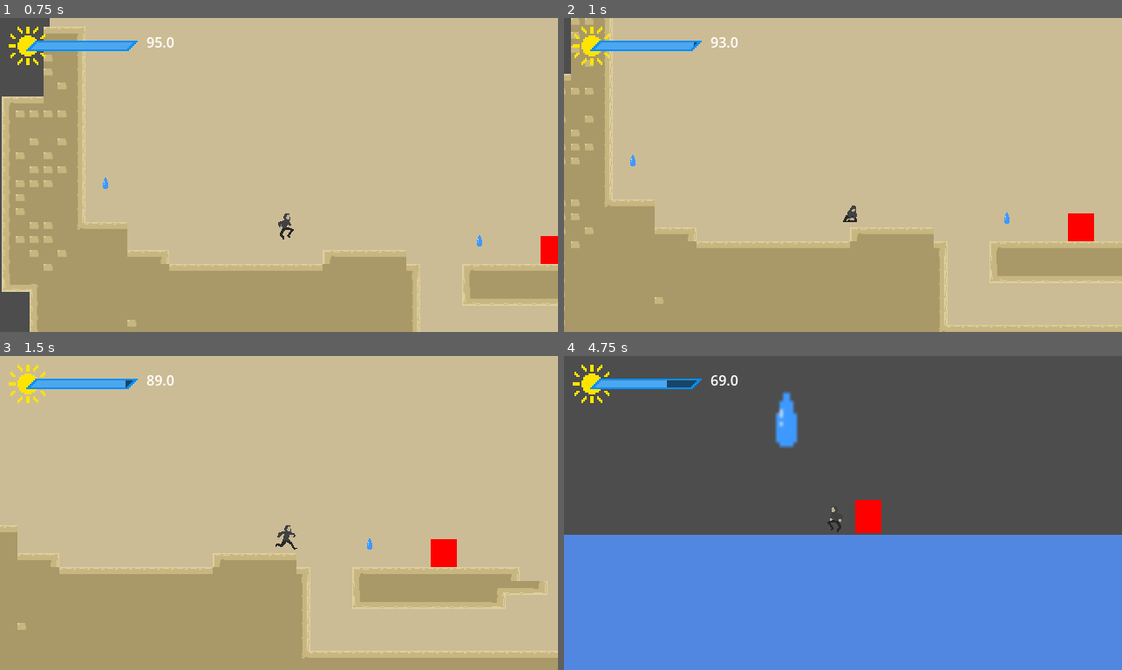
Above: before the commit, frames 1-4 (two rows, left to right).
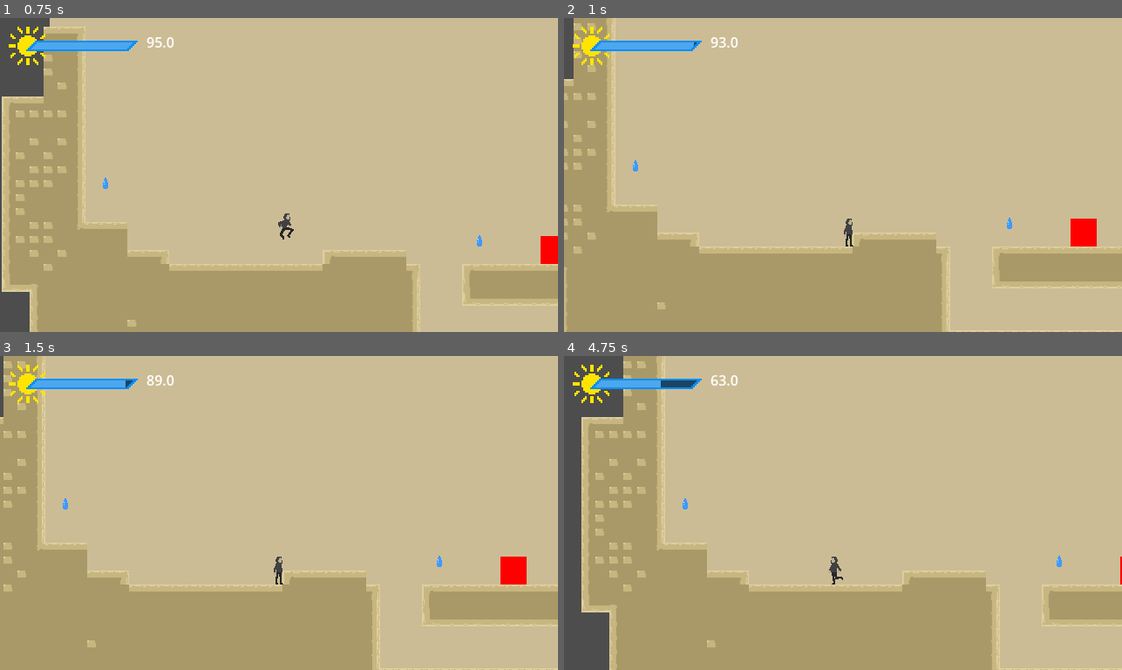
Above: after the commit, the same moments.

Repository: Aterlone/MasseyGameJam
Game: Godot game, scene res://main.tscn
Same seed, same stepped clock (60 frames per second), same inputs: the game is played once before the commit and once after it.
Inputs:
- Up to frame 1 (0.75 s): tap Enter (ui_accept) at 0.5 s; hold Right (ui_right) from 0.53 s (still down)
- Up to frame 2 (1 s): keep holding Right (ui_right); tap Enter (ui_accept) at 0.77 s
- Up to frame 3 (1.5 s): keep holding Right (ui_right)
- Up to frame 4 (4.75 s): tap Enter (ui_accept) at 1.52, 3.02, 3.77, 4.52 s; release Right (ui_right) at 2.03 s; hold Left (ui_left) 2.03-2.78 s; hold Right (ui_right) 2.78-4.28 s; hold Left (ui_left) from 4.28 s (still down)

Frame 1 is identical in both runs. In frame 2, 4.4% of the frame differs, in the area x 0-100%, y 0-100%; in frame 3, 15%; in frame 4, 96%.

Commit message:
palyer needs jump animation to climb

Diff:
--- a/player/player.gd
+++ b/player/player.gd
@@ -189,20 +189,20 @@
 
 	movement_x()
 	movement_y()
-
-	## climb up
-	if joy_x != 0:
-		$EmptyCollider.scale.x = joy_x
-		$SolidCollider.scale.x = joy_x
-	var empty = ($EmptyCollider.get_overlapping_bodies().size() == 0)
-	var solid = ($SolidCollider.get_overlapping_bodies().size() > 0)
-
-	if empty and solid:
-		global_position = $SolidCollider.global_position
-		global_position.y -= 22
-		global_position.x += joy_x * 2
-		velocity.y = 0
-		$AnimationPlayer.play("climb_up")
+	if !is_on_floor():
+		## climb up
+		if joy_x != 0:
+			$EmptyCollider.scale.x = joy_x
+			$SolidCollider.scale.x = joy_x
+		var empty = ($EmptyCollider.get_overlapping_bodies().size() == 0)
+		var solid = ($SolidCollider.get_overlapping_bodies().size() > 0)
+
+		if empty and solid:
+			global_position = $SolidCollider.global_position
+			global_position.y -= 22
+			global_position.x += joy_x * 2
+			velocity.y = 0
+			$AnimationPlayer.play("climb_up")
 
 	# keeps player from falling off
 	# prevents getting stuck on gridmap collision shapes
Not shown: 1 places in main.tscn that only renumber resources
